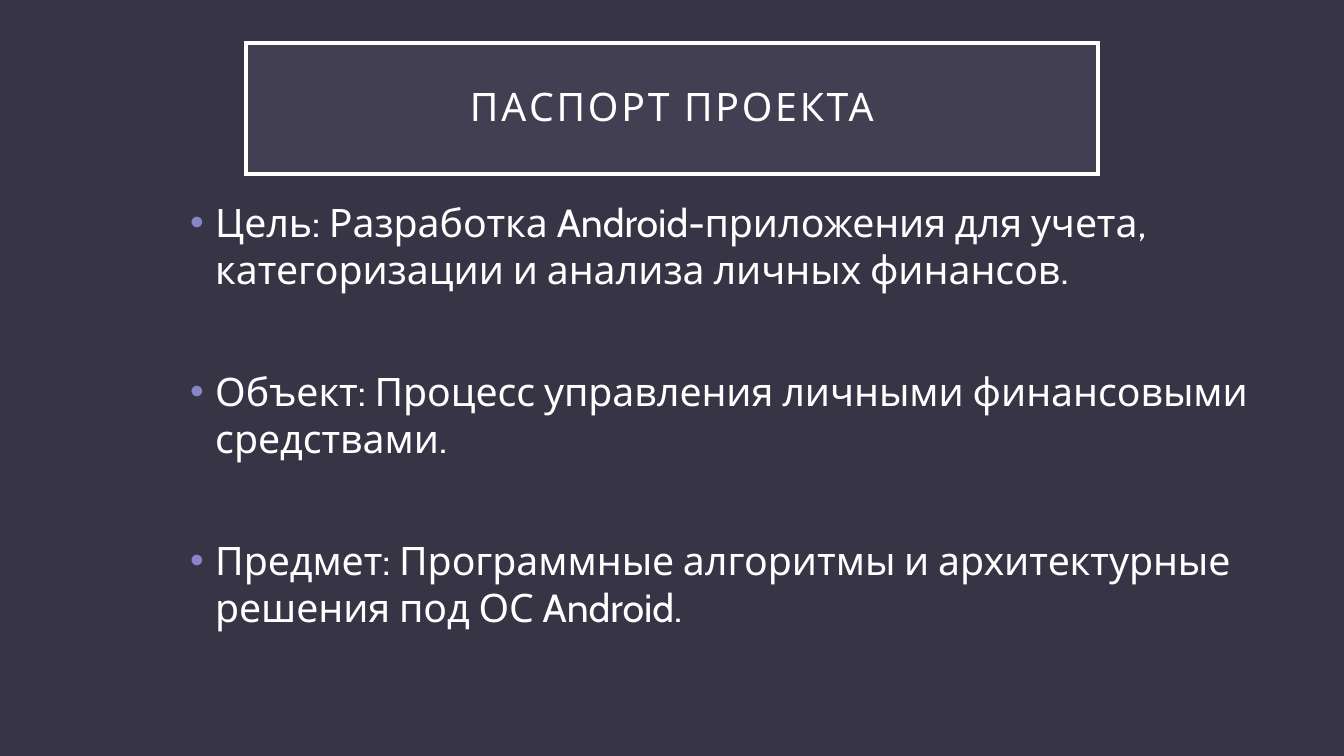
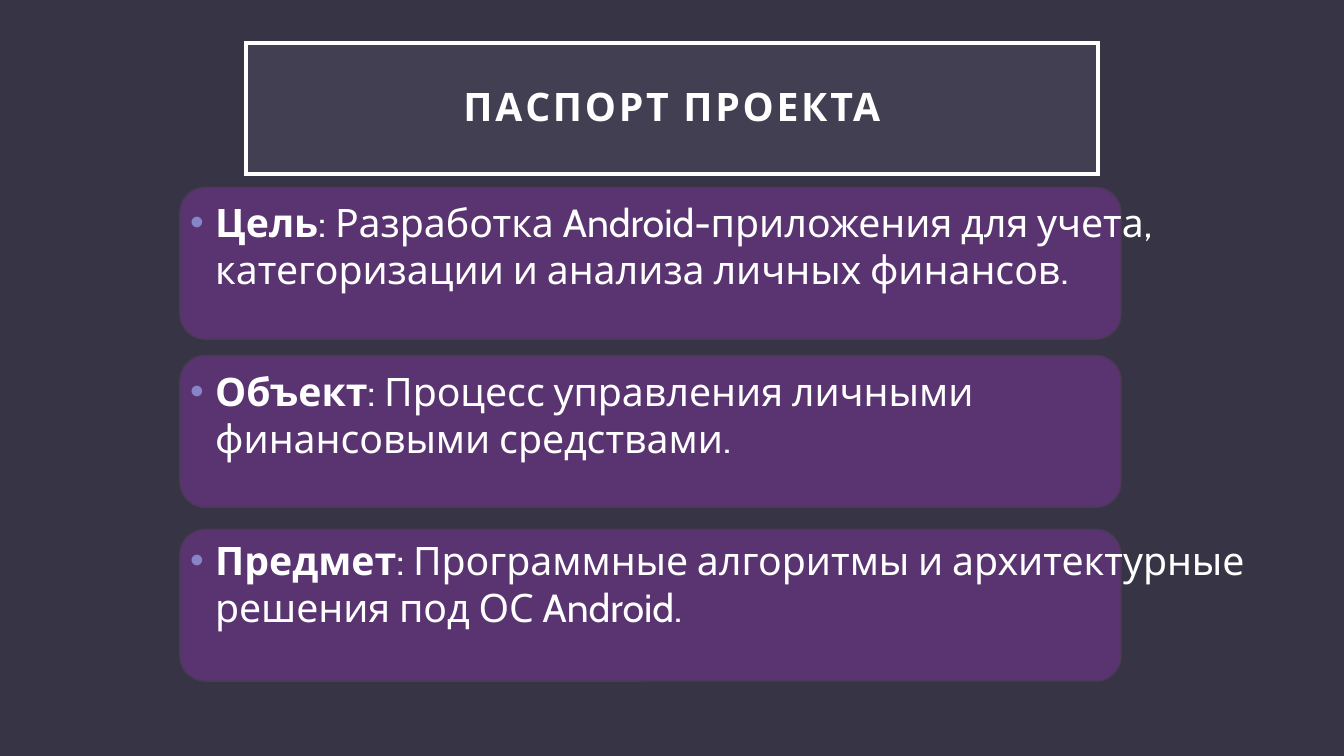
Before and after one commit to fl0k1337/qwe, a slide deck: slide 3 of Разработка мобильного приложения «ExpenseTracker».pptx. Drawn at 1344x756 pixels with LibreOffice and Linux fonts; fonts in the diff are those of the drawing. Boxes give left, top, right and bottom in pixels: in the first picture for what was removed or moved away, otherwise in the second. Text is boxed around its words. In the diff, an @@ line names an element or a change of style, - is before the commit and + after.

```diff
--- a/Разработка мобильного приложения «ExpenseTracker».pptx
+++ b/Разработка мобильного приложения «ExpenseTracker».pptx
@@ title "ПАСПОРТ ПРОЕКТА" at (246,43,1098,174): bold on @@
@@ text "Цель: Разработка Android-приложения для учета, ..." at (215,200,1244,632): bold on in "Цель:", "Объект:", "Предмет:" @@
@@ rounded rectangle added at (180,188,1122,339), fill #5A3471, outline #4C3A57 1 pt @@
@@ rounded rectangle added at (180,356,1122,507), fill #5A3471, outline #4C3A57 1 pt @@
@@ rounded rectangle added at (180,529,1122,681), fill #5A3471, outline #4C3A57 1 pt @@
```
Also in this commit, not shown: 8 other slides changed.
